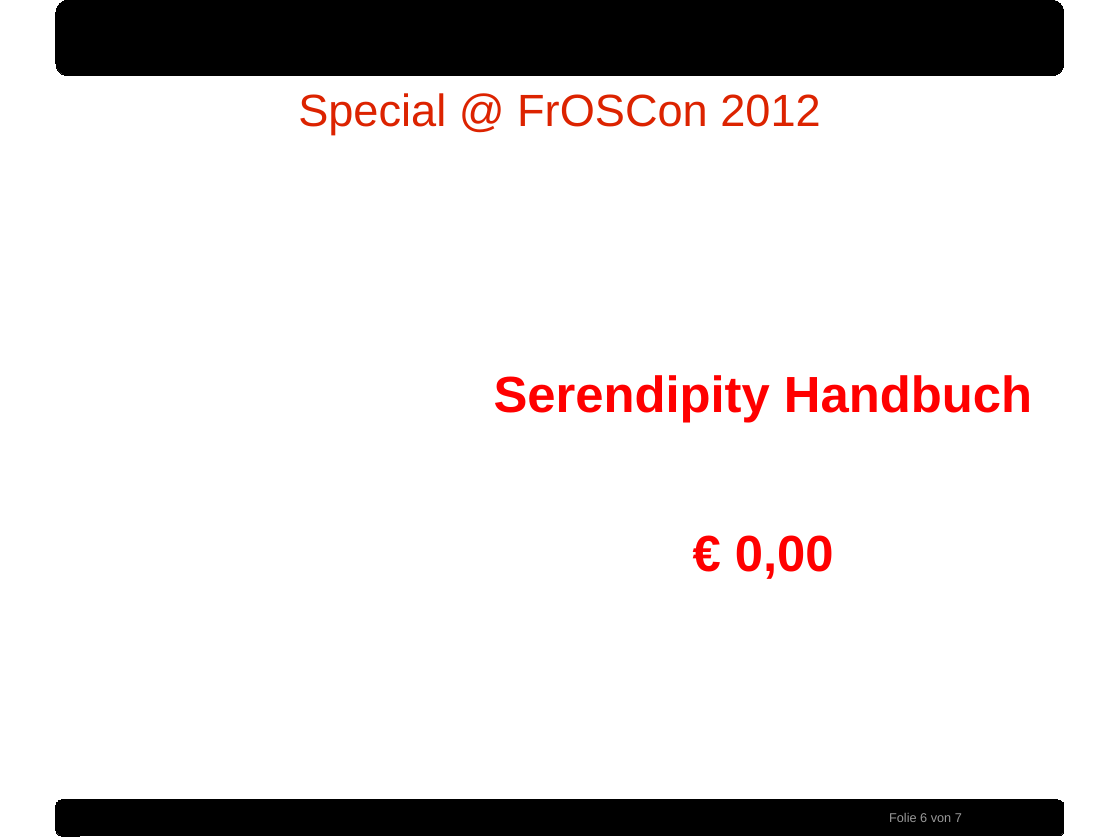
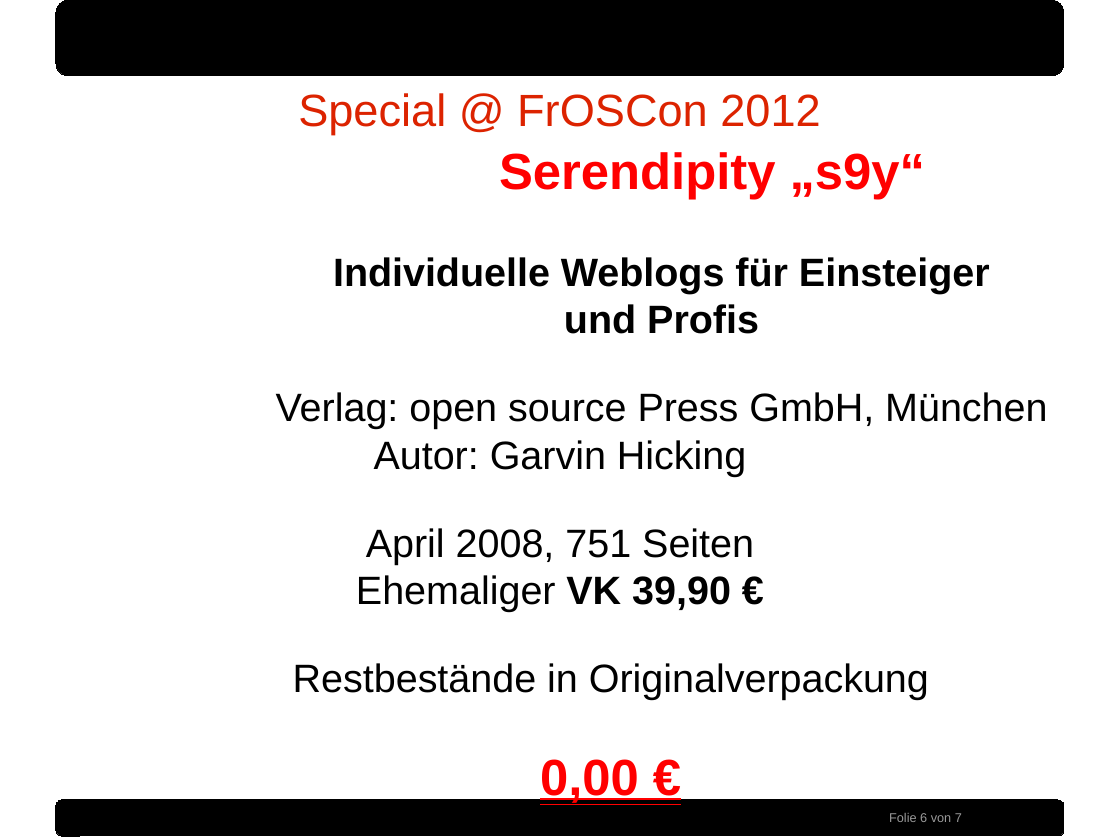
Before and after one commit to sidux-ev/praesentation, a slide deck: slide 6 of bin/froscon2012.odp. Drawn at 1120x840 pixels with LibreOffice and Linux fonts; fonts in the diff are those of the drawing; background and template pictures are left out. Boxes give left, top, right and bottom in pixels: in the first picture for what was removed or moved away, otherwise in the second. Text is boxed around its words. In the diff, an @@ line names an element or a change of style, - is before the commit and + after.

```diff
--- a/bin/froscon2012.odp
+++ b/bin/froscon2012.odp
@@ text at (276,152,1047,806): text changed; size 36 to 28 pt; text colour #FF0000 to #000000; bold off @@
-Serendipity Handbuch
-€ 0,00
+Serendipity „s9y“
+Individuelle Weblogs für Einsteiger
+und Profis
+Verlag: open source Press GmbH, München
+Autor: Garvin Hicking
+April 2008, 751 Seiten
+Ehemaliger VK 39,90 €
+Restbestände in Originalverpackung
+0,00 €
```
Also in this commit, not shown: 2 other slides changed, 1 other file.
